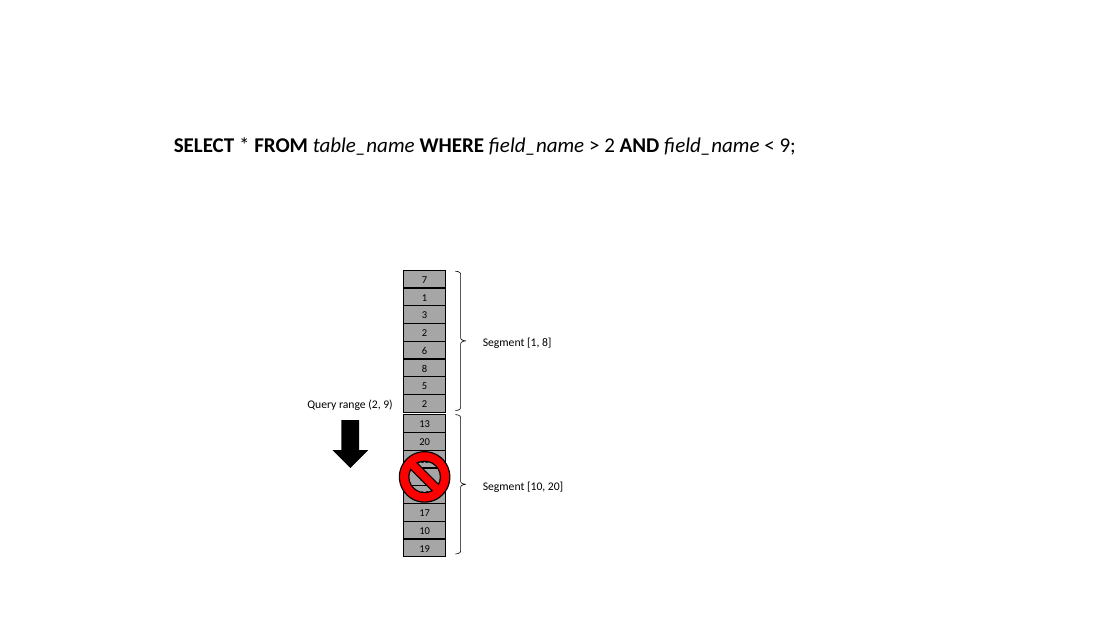
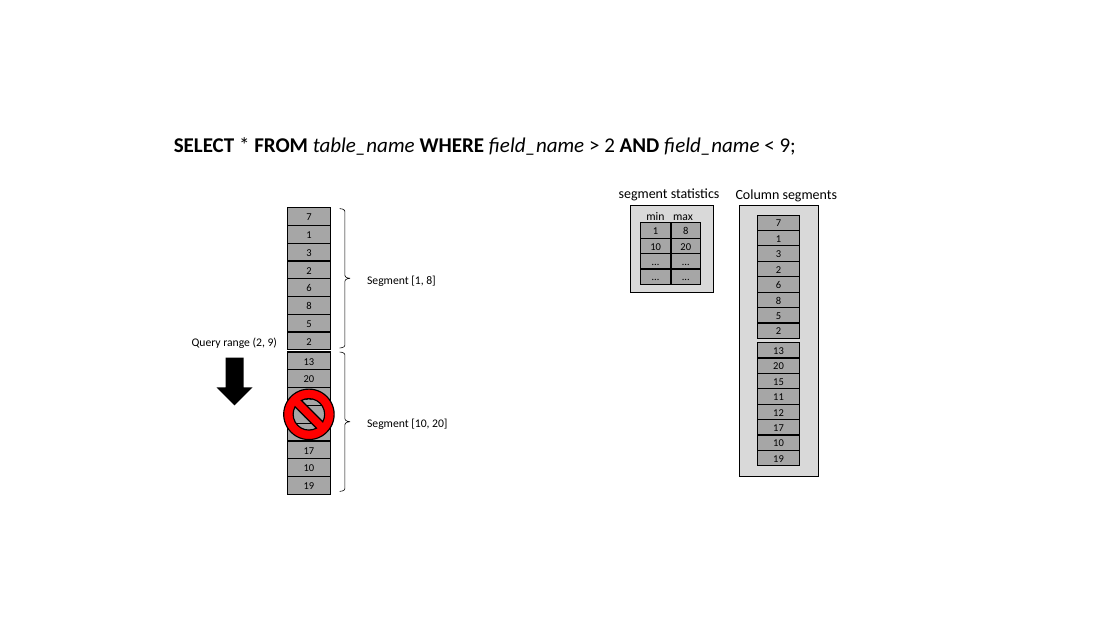
Before and after one commit to scott-zgeng/thor, a slide deck: slide 34 of doc/thor architecture.pptx (slide 33 before the commit). Drawn at 1120x630 pixels with LibreOffice and Linux fonts; fonts in the diff are those of the drawing. Boxes give left, top, right and bottom in pixels: in the first picture for what was removed or moved away, otherwise in the second. Text is boxed around its words. In the diff, an @@ line names an element or a change of style, - is before the commit and + after.

```diff
--- a/doc/thor architecture.pptx
+++ b/doc/thor architecture.pptx
@@ text added at (619, 188, 720, 201), 12 pt, text #000000 @@
+segment statistics
@@ text added at (736, 189, 837, 202), 12 pt, text #000000 @@
+Column segments
@@ group added at (631, 206, 714, 292): 9 rectangles, 2 texts @@
+8
+20
+…
+...
+1
+10
+…
+…
+min
+max
@@ 6 rectangles, 1 text, 1 down arrow: place and size @@
-6 rectangles, 1 text, 1 down arrow at (333, 306, 551, 521)
+6 rectangles, 1 text, 1 down arrow at (217, 244, 435, 459)
@@ 10 rectangles, 2 texts, 2 left braces, 1 no-entry sign: place and size @@
-10 rectangles, 2 texts, 2 left braces, 1 no-entry sign at (307, 271, 563, 557)
+10 rectangles, 2 texts, 2 left braces, 1 no-entry sign at (192, 208, 447, 494)
@@ group added at (740, 206, 819, 476): 17 rectangles @@
+7
+1
+3
+2
+6
+8
+5
+2
+13
+20
+15
+11
+12
+17
+10
+19
```
Also in this commit, not shown: 2 other slides changed, 3 slides added, 1 other file.
